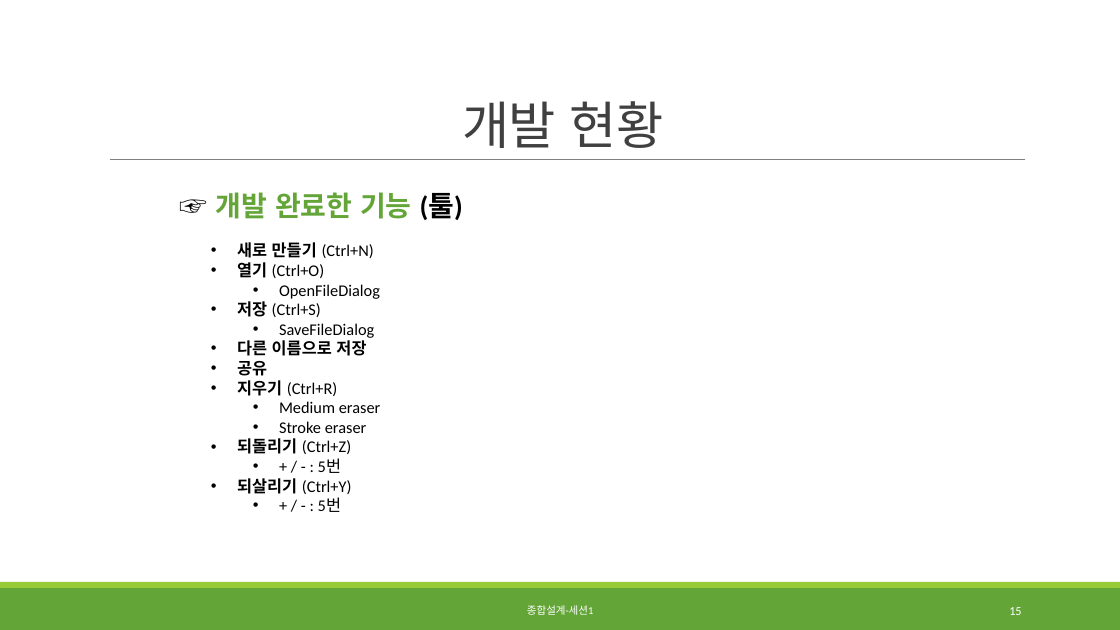
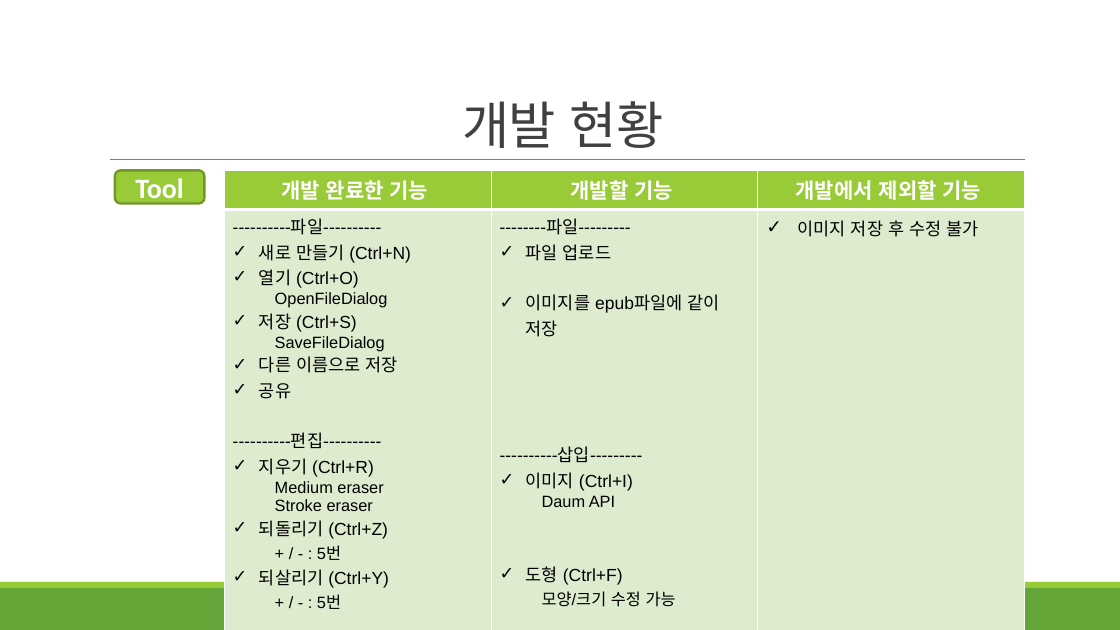
Before and after one commit to KPU-SATEH/Burning, a slide deck: slide 14 of 3차발표_13(정혜진,김남주,이지열).pptx (slide 15 before the commit). Drawn at 1120x630 pixels with LibreOffice and Linux fonts; fonts in the diff are those of the drawing. Boxes give left, top, right and bottom in pixels: in the first picture for what was removed or moved away, otherwise in the second. Text is boxed around its words. In the diff, an @@ line names an element or a change of style, - is before the commit and + after.

```diff
--- a/3차발표_13(정혜진,김남주,이지열).pptx
+++ b/3차발표_13(정혜진,김남주,이지열).pptx
@@ rounded rectangle added at box(115, 171, 204, 203), fill #99CB38, outline #719629 2 pt, 24 pt, text #FFFFFF, bold @@
+Tool
@@ table added at box(224, 171, 1026, 613), 2 rows, 3 columns @@
+개발 완료한 기능 | 개발할 기능 | 개발에서 제외할 기능
+----------파일---------- / 새로 만들기 (Ctrl+N) / 열기 (Ctrl+O) / OpenFileDialog / 저장 (Ctrl+S) / SaveFileDialog / 다른 이름으로 저장 / 공유 / ----------편집---------- / 지우기 (Ctrl+R) / Medium eraser / Stroke eraser / 되돌리기 (Ctrl+Z) / + / - : 5번 / 되살리기 (Ctrl+Y) / + / - : 5번 | --------파일--------- / 파일 업로드 / 이미지를 epub파일에 같이 저장 / ----------삽입--------- / 이미지 (Ctrl+I) / Daum API / 도형 (Ctrl+F) / 모양/크기 수정 가능 | 이미지 저장 후 수정 불가
@@ text removed at box(216, 192, 463, 220) @@
-☞ 개발 완료한 기능 (툴)
@@ text removed at box(237, 242, 381, 512) @@
-• 새로 만들기 (Ctrl+N)
-• 열기 (Ctrl+O)
-  • OpenFileDialog
-• 저장 (Ctrl+S)
-  • SaveFileDialog
-• 다른 이름으로 저장
-• 공유
-• 지우기 (Ctrl+R)
-  • Medium eraser
-  • Stroke eraser
-• 되돌리기 (Ctrl+Z)
-  • + / - : 5번
-• 되살리기 (Ctrl+Y)
-  • + / - : 5번
@@ page number removed at box(1009, 607, 1021, 615) @@
-15
```
Also in this commit, not shown: 1 other slide changed, 2 slides removed.
